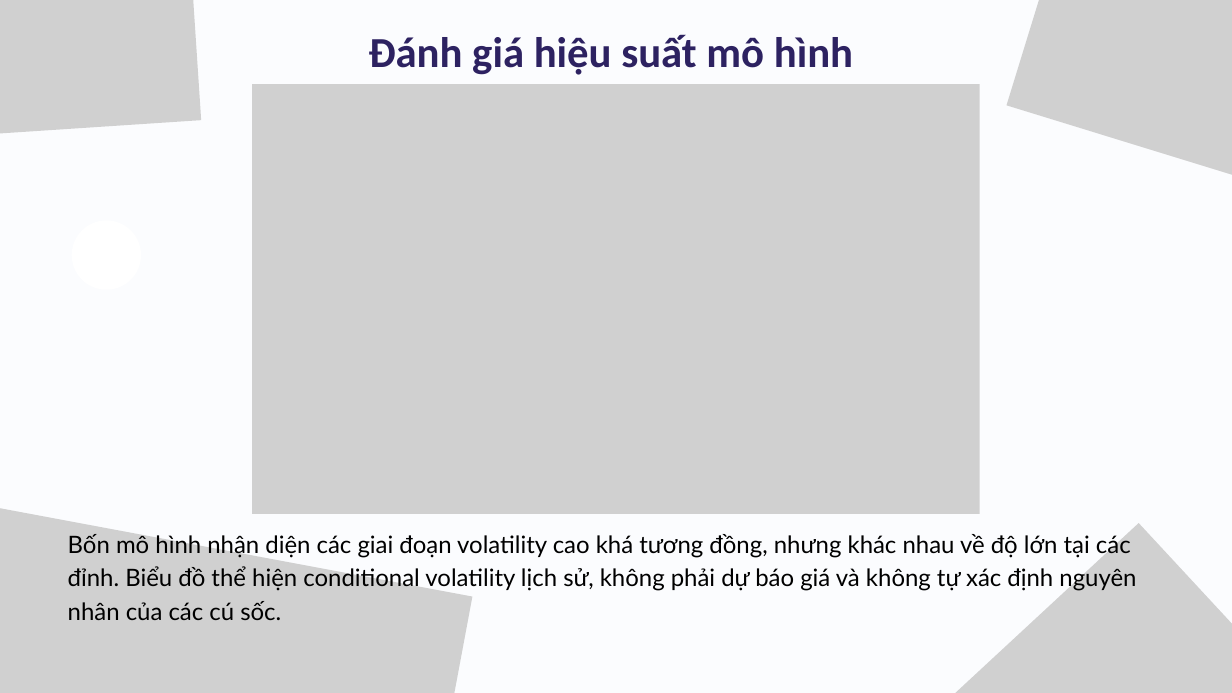
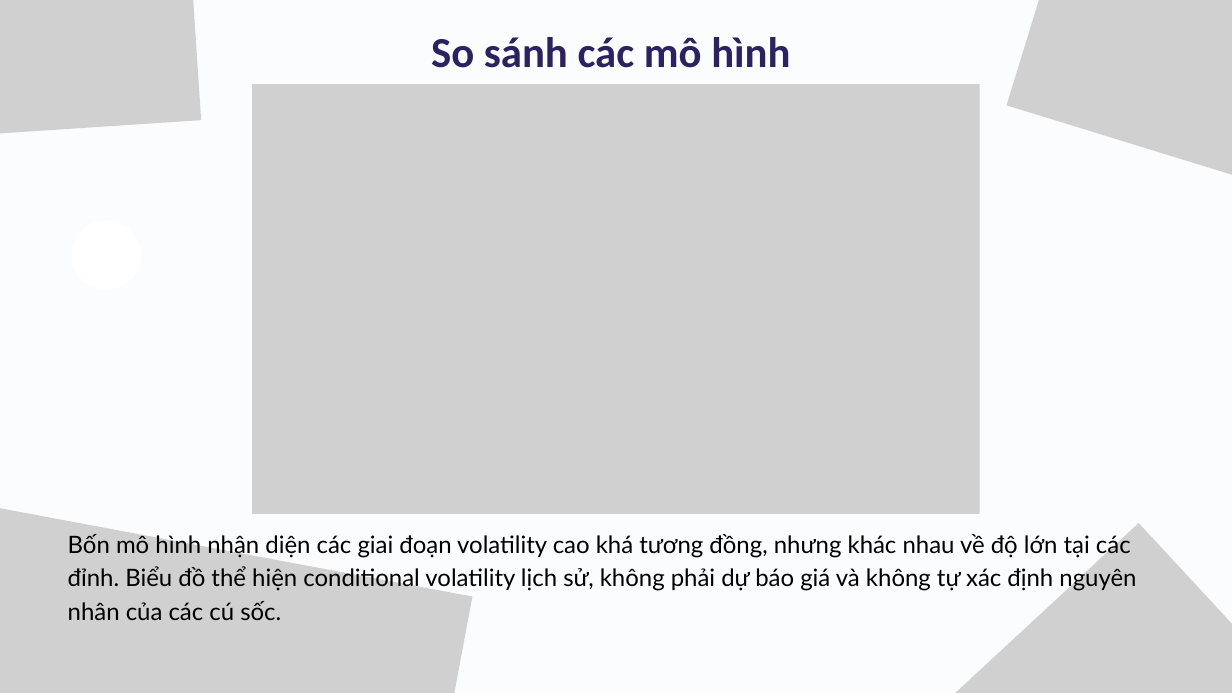
Before and after one commit to ledanghoanganh/fpt-stock-analysis-with-R-programming-language, a slide deck: slide 16 of presentation/bao_cao_demo.pptx. Drawn at 1232x693 pixels with LibreOffice and Linux fonts; fonts in the diff are those of the drawing; grey boxes stand for pictures. Boxes give left, top, right and bottom in pixels: in the first picture for what was removed or moved away, otherwise in the second. Text is boxed around its words. In the diff, an @@ line names an element or a change of style, - is before the commit and + after.

```diff
--- a/presentation/bao_cao_demo.pptx
+++ b/presentation/bao_cao_demo.pptx
@@ text at (431,37,790,68): text changed @@
-Đánh giá hiệu suất mô hình
+So sánh các mô hình
```
Also in this commit, not shown: 6 other slides changed, 32 other files.
